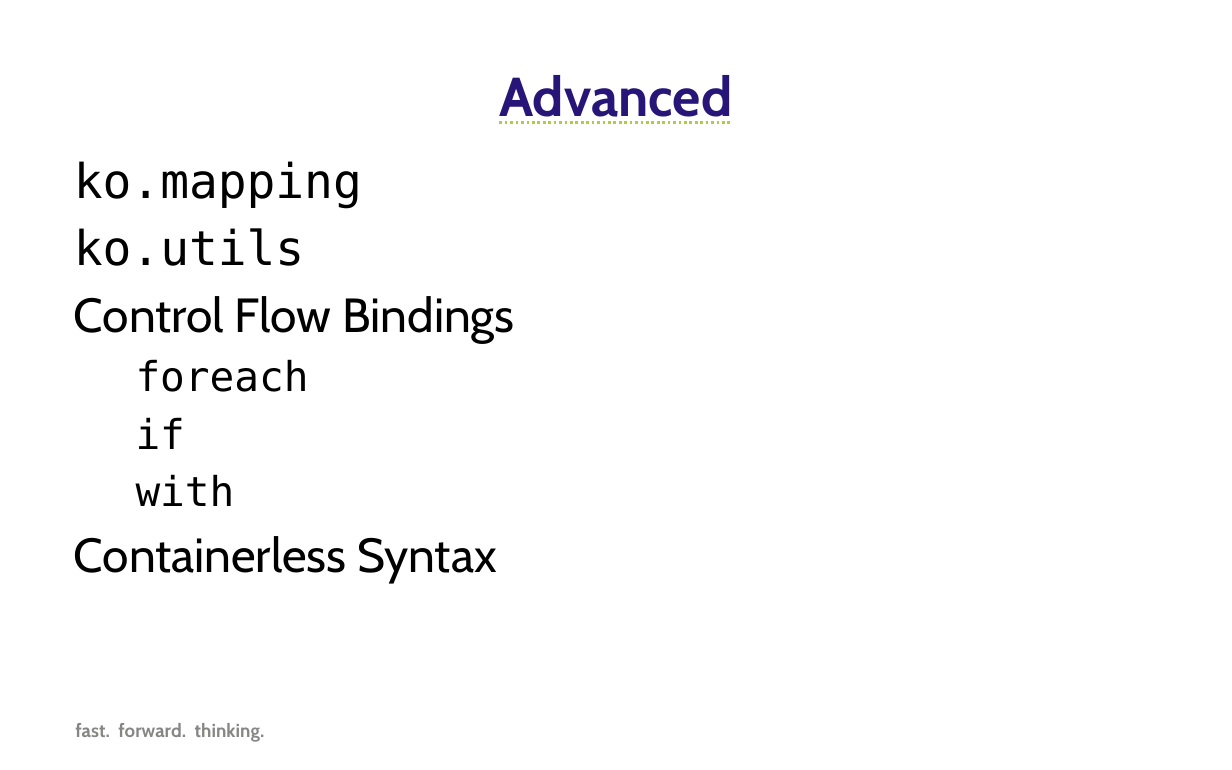
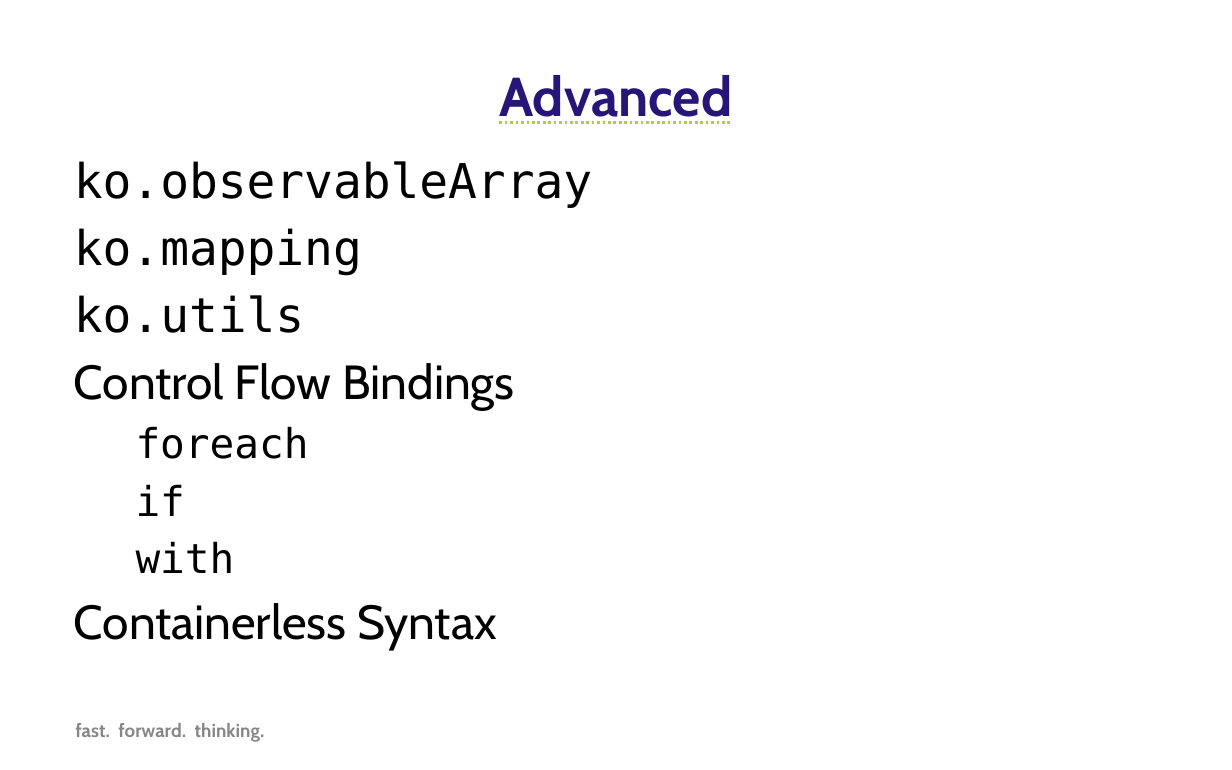
Before and after one commit to SteveDuitsman/MVVM_Examples, a slide deck: slide 10 of Forward Thinking KnockoutJS.pptx. Drawn at 1232x770 pixels with LibreOffice and Linux fonts; fonts in the diff are those of the drawing; background and template pictures are left out. Boxes give left, top, right and bottom in pixels: in the first picture for what was removed or moved away, otherwise in the second. Text is boxed around its words. In the diff, an @@ line names an element or a change of style, - is before the commit and + after.

```diff
--- a/Forward Thinking KnockoutJS.pptx
+++ b/Forward Thinking KnockoutJS.pptx
@@ text at [74, 161, 592, 208]: paragraph added @@
+ko.observableArray
```
Also in this commit, not shown: 2 other slides changed.
